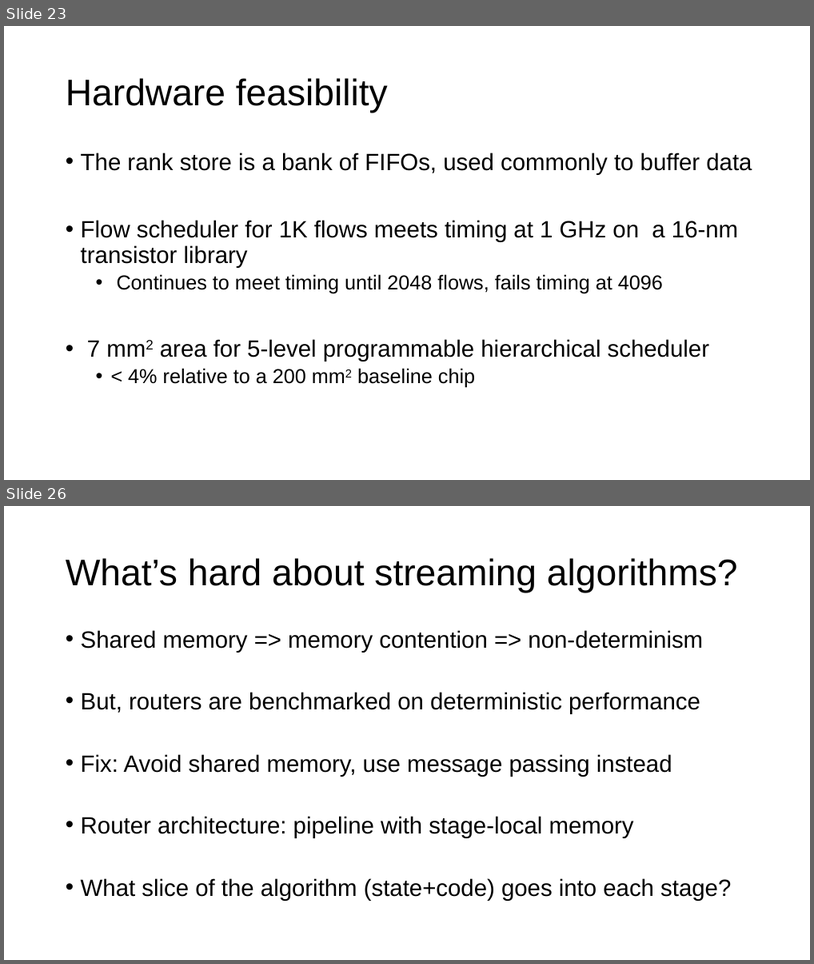
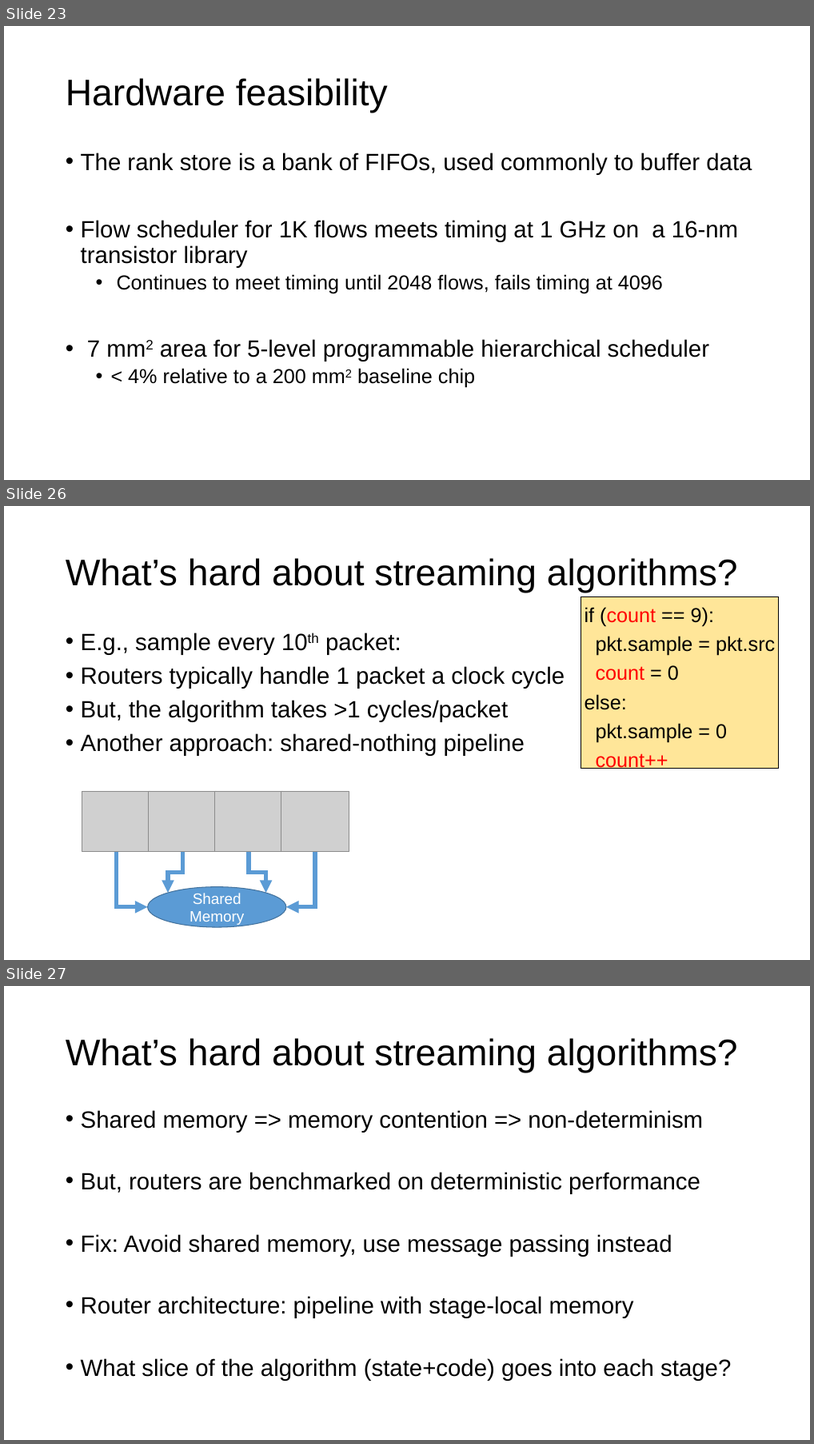
Before and after one commit to anirudhSK/pifo-domino-marple-ppts, a slide deck: combined_domino_pifo.pptx. Shown one above the other, each under a label of ours: slides 23 and 26 before the commit, slides 23, 26 and 27 after it; the slides between them are not shown. The pictures are 814x964 and 814x1444 pixels, drawn with LibreOffice and Linux fonts; fonts in the diff are those of the drawing; grey boxes stand for pictures. Boxes give left, top, right and bottom in pixels: in the first picture for what was removed or moved away, otherwise in the second. Text is boxed around its words. In the diff, an @@ line names an element or a change of style, - is before the commit and + after.

```diff
--- a/combined_domino_pifo.pptx
+++ b/combined_domino_pifo.pptx
@@ slide 26 added at box(4, 506, 810, 960), background #FFFFFF @@
@@ title added at box(66, 558, 738, 593), 44 pt, text #000000 @@
+What’s hard about streaming algorithms?
@@ rectangle added at box(581, 596, 778, 768), fill #FFE699, outline #000000 0.5 pt @@
@@ text added at box(585, 607, 775, 743), 24 pt, text #000000 @@
+if (count == 9):
+pkt.sample = pkt.src
+count = 0
+else:
+pkt.sample = 0
+count++
@@ text added at box(81, 632, 565, 756), 28 pt, text #000000 @@
+• E.g., sample every 10th packet:
+• Routers typically handle 1 packet a clock cycle
+• But, the algorithm takes >1 cycles/packet
+• Another approach: shared-nothing pipeline
@@ group added at box(82, 791, 349, 927): 4 pictures, 4 elbow arrows, 1 ellipse @@
+Shared Memory
@@ what was slide 26 is now slide 27 @@
```
Also in this commit, not shown: 6 slides changed.
